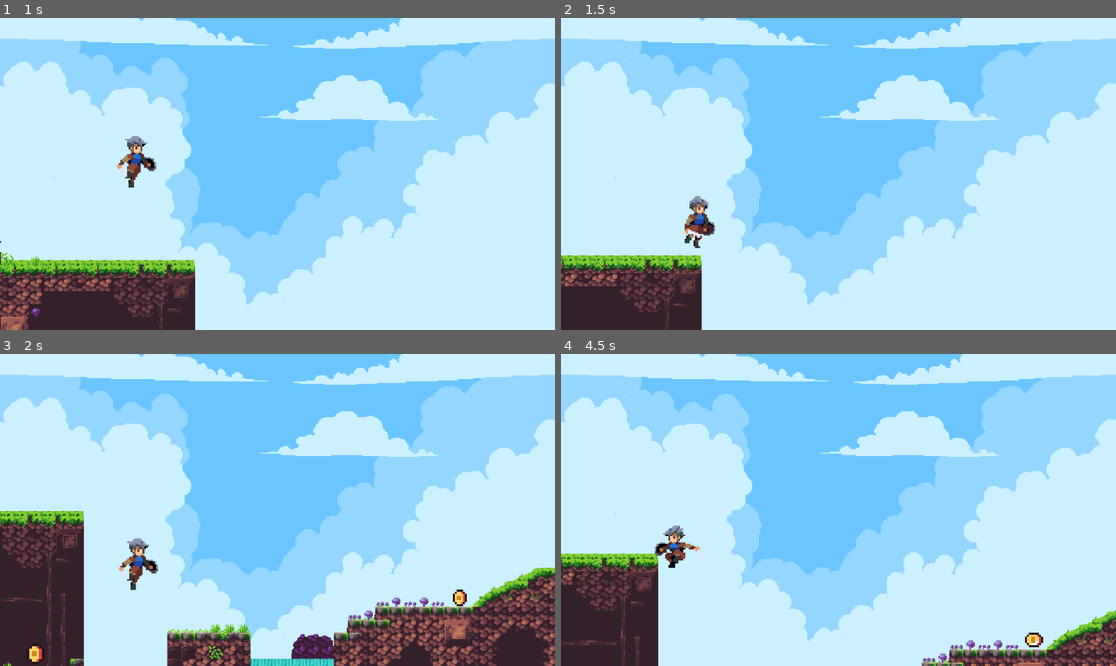
Above: before the commit, frames 1-4 (two rows, left to right).
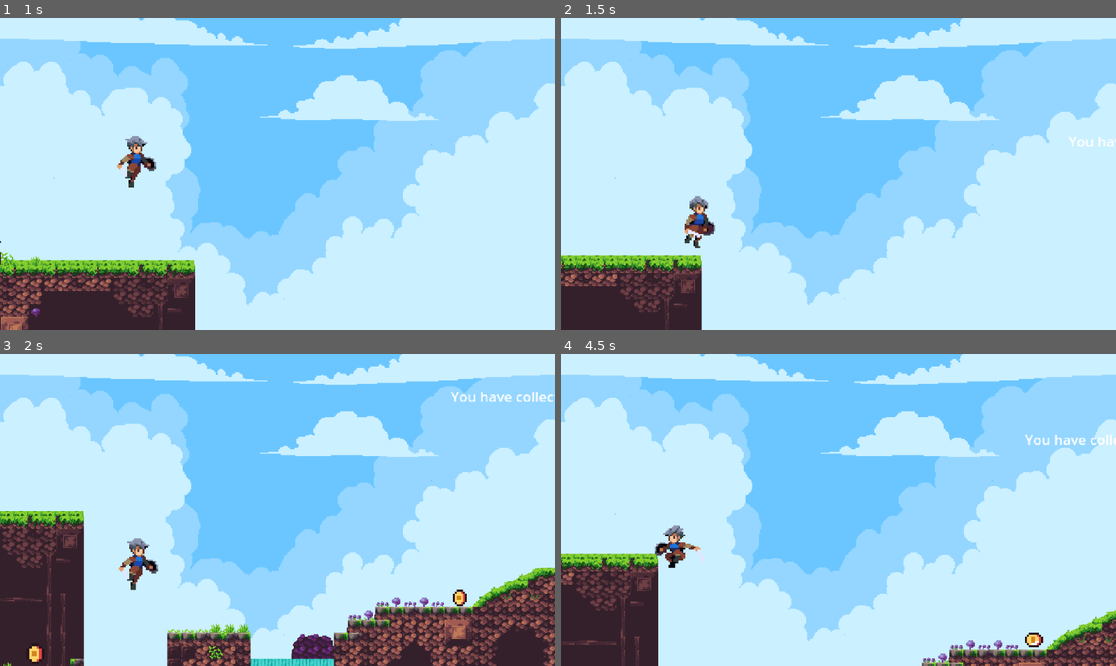
Above: after the commit, the same moments.

Repository: ozimmortal/rune-fall
Game: Godot game, scene res://scenes/game.tscn
Two runs of this game, one before a commit and one after it. Both use one fixed random seed, a clock stepped at 60 frames per second and the inputs below.
Inputs:
- Up to frame 1 (1 s): tap Enter (ui_accept) at 0.5, 0.77 s; hold Right (ui_right) from 0.53 s (still down)
- Up to frame 2 (1.5 s): keep holding Right (ui_right)
- Up to frame 3 (2 s): keep holding Right (ui_right); tap Enter (ui_accept) at 1.52 s
- Up to frame 4 (4.5 s): release Right (ui_right) at 2.03 s; hold Left (ui_left) 2.03-2.78 s; hold Right (ui_right) 2.78-4.28 s; tap Enter (ui_accept) at 3.02, 3.77 s; hold Left (ui_left) from 4.28 s (still down)

Frame 1 is identical in both runs. In frame 2, less than 0.1% of the frame differs, in the area x 91-100%, y 38-42%; in frame 3, 0.2%, in the area x 81-100%, y 12-16%; in frame 4, 0.2%.

Commit message:
Fix spacing in score display messages for improved readability

Diff:
--- a/scenes/game.tscn
+++ b/scenes/game.tscn
@@ -12,6 +12,8 @@
 [ext_resource type="PackedScene" uid="uid://der84ep683ffs" path="res://scenes/killzone.tscn" id="9_0tnpc"]
 [ext_resource type="PackedScene" uid="uid://f6p6jsn7h5aq" path="res://scenes/scorpion.tscn" id="10_vtaks"]
 [ext_resource type="PackedScene" uid="uid://dqt46s2u5d3ry" path="res://scenes/coin.tscn" id="11_kvpfn"]
+
+[sub_resource type="LabelSettings" id="LabelSettings_dinhu"]
 
 [sub_resource type="TileSetAtlasSource" id="TileSetAtlasSource_p57ef"]
 texture = ExtResource("2_lbhrr")
@@ -1736,8 +1738,6 @@
 [sub_resource type="RectangleShape2D" id="RectangleShape2D_vtaks"]
 size = Vector2(63, 20)
 
-[sub_resource type="LabelSettings" id="LabelSettings_dinhu"]
-
 [node name="Level 1" type="Node2D"]
 position = Vector2(-82, 6)
 
@@ -1756,6 +1756,18 @@
 zoom = Vector2(1.8, 1.687)
 limit_bottom = 850
 position_smoothing_enabled = true
+
+[node name="label" type="Node" parent="Player/Camera2D"]
+
+[node name="score" type="Label" parent="Player/Camera2D/label"]
+unique_name_in_owner = true
+offset_left = 147.0
+offset_top = 185.0
+offset_right = 1493.0
+offset_bottom = 308.0
+label_settings = SubResource("LabelSettings_dinhu")
+horizontal_alignment = 1
+vertical_alignment = 1
 
 [node name="TileMap1" type="TileMap" parent="."]
 position = Vector2(6, -3)
@@ -1828,16 +1840,6 @@
 position = Vector2(4.5, 0)
 shape = SubResource("RectangleShape2D_vtaks")
 
-[node name="label" type="Node" parent="."]
-
-[node name="score" type="Label" parent="label"]
-unique_name_in_owner = true
-offset_left = 1035.0
-offset_top = 260.0
-offset_right = 2381.0
-offset_bottom = 383.0
-label_settings = SubResource("LabelSettings_dinhu")
-
 [node name="coins" type="Node" parent="."]
 
 [node name="coin" parent="coins" instance=ExtResource("11_kvpfn")]
--- a/scripts/game_manager.gd
+++ b/scripts/game_manager.gd
@@ -5,9 +5,9 @@
 @onready var score: Label = %score
 
 func _ready() -> void:
-	score.text = "You have collected" + str(C) + "coins."
+	score.text = "You have collected " + str(C) + " coins."
 
 func add_point():
 	C += 1
-	score.text = "You have collected" + str(C) + "coins."
+	score.text = "You have collected " + str(C) + " coins."
 	print(C)
